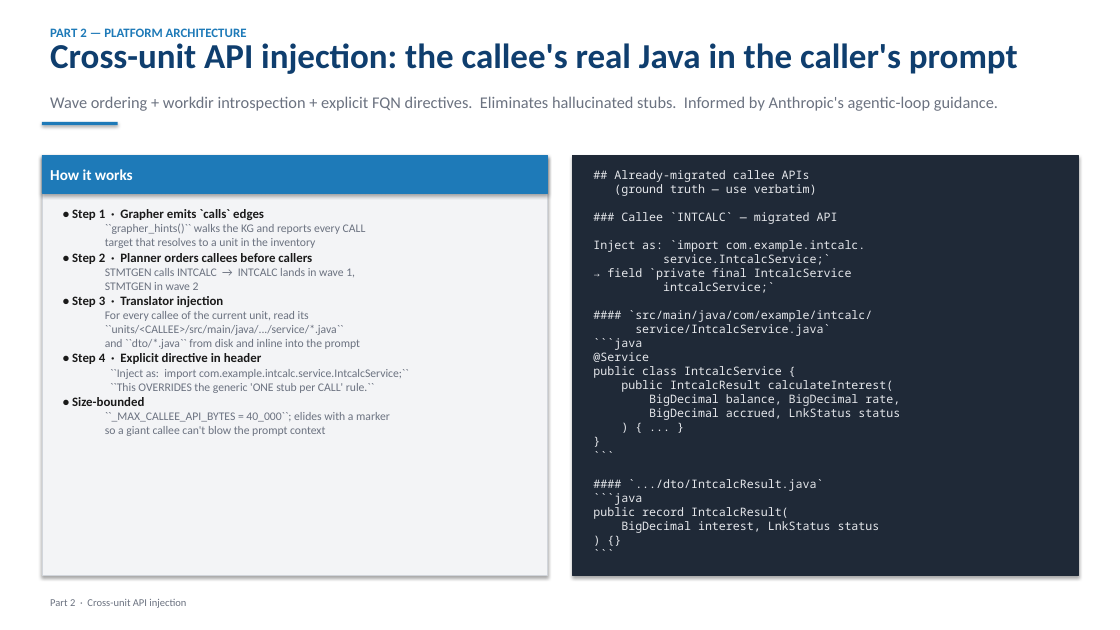
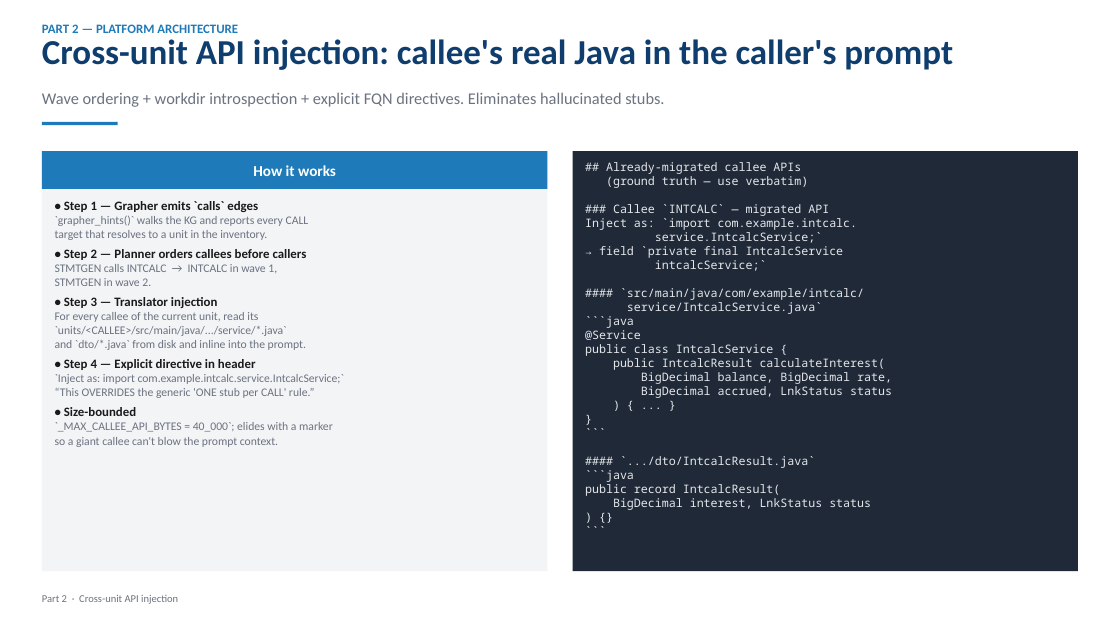
Before and after one commit to cwijayasundara/legacy_mod_maf_v2, a slide deck: slide 20 of docs/design_deck.pptx (slide 15 before the commit). Drawn at 1120x630 pixels with LibreOffice and Linux fonts; fonts in the diff are those of the drawing. Boxes give left, top, right and bottom in pixels: in the first picture for what was removed or moved away, otherwise in the second. Text is boxed around its words. In the diff, an @@ line names an element or a change of style, - is before the commit and + after.

```diff
--- a/docs/design_deck.pptx
+++ b/docs/design_deck.pptx
@@ text "PART 2 — PLATFORM ARCHITECTURE": place and size @@
-text "PART 2 — PLATFORM ARCHITECTURE" at <box>50,28,247,37</box>
+text "PART 2 — PLATFORM ARCHITECTURE" at <box>42,24,238,33</box>
@@ text at <box>42,39,953,70</box>: text changed @@
-Cross-unit API injection: the callee's real Java in the caller's prompt
+Cross-unit API injection: callee's real Java in the caller's prompt
@@ text at <box>42,92,664,107</box>: text changed @@
-Wave ordering + workdir introspection + explicit FQN directives. Eliminates hallucinated stubs. Informed by Anthropic's agentic-loop guidance.
+Wave ordering + workdir introspection + explicit FQN directives. Eliminates hallucinated stubs.
@@ rectangle at <box>42,122,118,125</box>: shadow off @@
@@ text "How it works" at <box>253,165,336,176</box>: alignment left to centre; fill #1E7AB8 to none; outline #1E7AB8 0.75 pt to none; shadow off @@
@@ rectangle at <box>42,151,548,571</box>: outline #D1D5DB 0.75 pt to none; shadow off @@
@@ rectangle added at <box>42,151,548,189</box>, fill #1E7AB8 @@
@@ 2 texts, 2 rectangles: place and size @@
-2 texts, 2 rectangles at <box>42,155,1079,576</box>
+2 texts, 2 rectangles at <box>42,151,1079,571</box>
@@ rectangle at <box>573,151,1079,571</box>: outline #1F2937 0.75 pt to none; shadow off @@
@@ text at <box>55,201,309,308</box>: text changed @@
-• Step 1 · Grapher emits `calls` edges
-  ``grapher_hints()`` walks the KG and reports every CALL
-  target that resolves to a unit in the inventory
-• Step 2 · Planner orders callees before callers
-  STMTGEN calls INTCALC → INTCALC lands in wave 1,
-  STMTGEN in wave 2
-• Step 3 · Translator injection
+• Step 1 — Grapher emits `calls` edges
+`grapher_hints()` walks the KG and reports every CALL
+target that resolves to a unit in the inventory.
+• Step 2 — Planner orders callees before callers
+STMTGEN calls INTCALC → INTCALC in wave 1,
+STMTGEN in wave 2.
+• Step 3 — Translator injection
@@ text at <box>55,326,344,398</box>: text changed @@
-  ``units/<CALLEE>/src/main/java/.../service/*.java``
-  and ``dto/*.java`` from disk and inline into the prompt
-• Step 4 · Explicit directive in header
-  ``Inject as: import com.example.intcalc.service.IntcalcService;``
-  ``This OVERRIDES the generic 'ONE stub per CALL' rule.``
+`units/<CALLEE>/src/main/java/.../service/*.java`
+and `dto/*.java` from disk and inline into the prompt.
+• Step 4 — Explicit directive in header
+`Inject as: import com.example.intcalc.service.IntcalcService;`
+“This OVERRIDES the generic 'ONE stub per CALL' rule.”
@@ text at <box>55,312,258,416</box>: list level 2 to 1 in "For every callee of the ..."; more space between paragraphs @@
@@ text at <box>55,422,333,447</box>: text changed @@
-  ``_MAX_CALLEE_API_BYTES = 40_000``; elides with a marker
-  so a giant callee can't blow the prompt context
+`_MAX_CALLEE_API_BYTES = 40_000`; elides with a marker
+so a giant callee can't blow the prompt context.
@@ text "Part 2 · Cross-unit API ...": place and size @@
-text "Part 2 · Cross-unit API ..." at <box>50,599,186,608</box>
+text "Part 2 · Cross-unit API ..." at <box>42,595,178,604</box>
```
Also in this commit, not shown: 27 other slides changed, 9 slides added, 3 slides removed, 1 other file.
